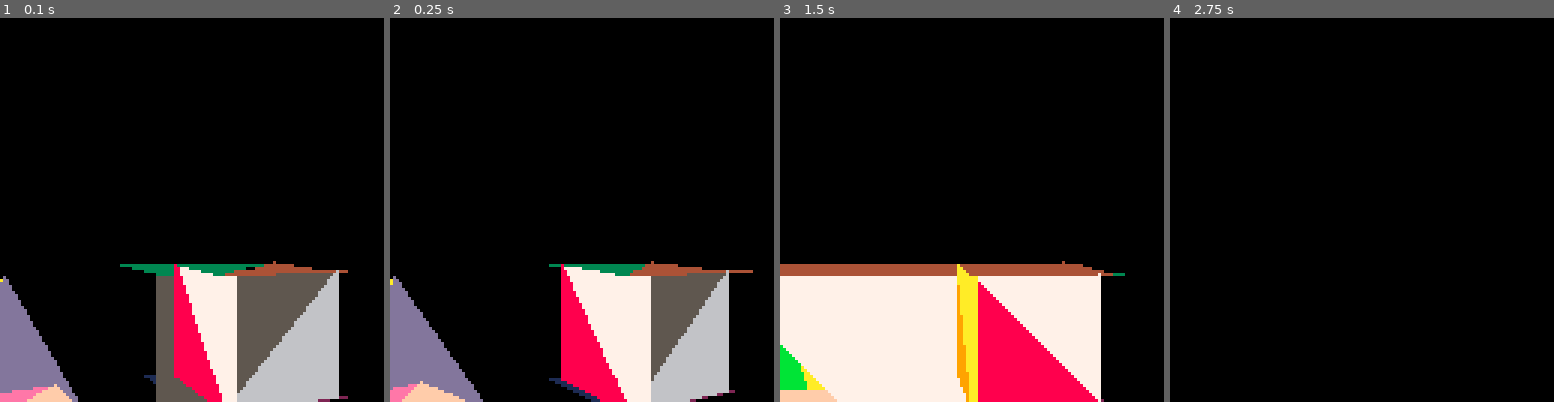
Above: before the commit, frames 1-4 (left to right).
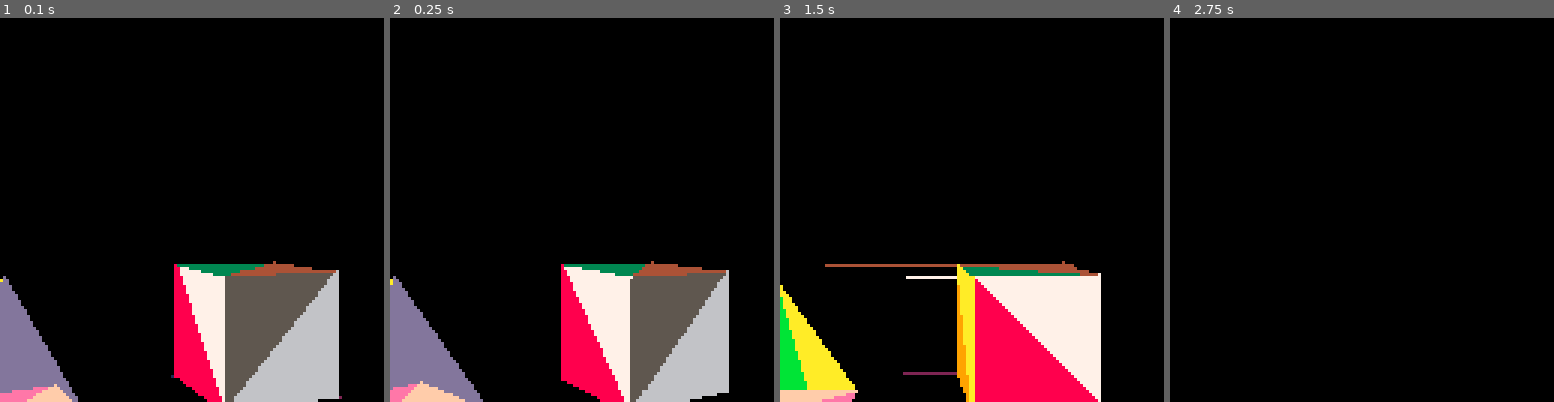
Above: after the commit, the same moments.

Repository: ajbowen249/pico83D
Game: PICO-8 cartridge t2.p8
Two runs of this game, one before a commit and one after it. Both use one fixed random seed, a clock stepped at 60 frames per second and the inputs below.
Inputs:
- Up to frame 1 (0.1 s): no input
- Up to frame 2 (0.25 s): no input
- Up to frame 3 (1.5 s): tap X (X key) at 0.33, 1.07 s; tap O (Z key) at 0.7 s
- Up to frame 4 (2.75 s): hold Right 1.6-2.1 s; tap O (Z key) at 1.7, 2.1, 2.5 s; tap X (X key) at 1.85 s; hold Up 2.15-2.42 s; hold Right from 2.47 s (still down)

The runs differ from the first frame. In frame 1, 3.3% of the frame differs, in the area x 31-91%, y 64-100%; in frame 2, 2.1%; in frame 3, 16%, in the area x 0-90%, y 64-100%; in frame 4, nothing differs.

Commit message:
getting close to working rasterization
still have some issue with nearly-flat tops and bottoms

Diff:
--- a/t2.p8
+++ b/t2.p8
@@ -242,8 +242,6 @@
         mainX += mainStepX
         offX += offStepX
     end
-
-    return mainX, offX
 end
 
 function draw_triangle( face, v1, v2, v3 )
@@ -289,23 +287,27 @@
 
     -- Traverse from topmost to bottommost
     -- "Main" in this context means, "Along or related to the edge with the biggest range."
+    -- "Off" in the context means, "Along the edge from a main vertex to the mid vertex."
     local mainStepX = (bottommost.x - topmost.x) / (bottommost.y - topmost.y)
     local mainX = topmost.x
 
-    -- "Off" in the context means, "Along the edge from a main vertex to the mid vertex."
-    local offX = topmost.x
+    local hastop = flr(midpoint.y) > flr(topmost.y)
+    local hasbottom = flr(bottommost.y) > flr(midpoint.y)
 
     -- "Midpoint" may actually be at our same Y. If it is, skip the top "half"
-    if midpoint.y > topmost.y then
+    if hastop then
         local offStepX = (midpoint.x - topmost.x) / (midpoint.y - topmost.y)
-        mainX, offX = draw_spans(mainX, offX, topmost.y, midpoint.y, mainStepX, offStepX, color)
-    else
-        -- If the top is flat, jump X over to the "mid" x.
-        offX = midpoint.x
+        local offX = topmost.x
+        draw_spans(mainX, offX, topmost.y, midpoint.y, mainStepX, offStepX, color)
     end
 
     -- Now draw the bottom "half" if applicable
-    if bottommost.y > midpoint.y then
+    if hasbottom then
+        if hastop then
+            mainX = topmost.x + ((midpoint.y - topmost.y) * mainStepX)
+        end
+
+        local offX = midpoint.x
         local offStepX = (bottommost.x - midpoint.x) / (bottommost.y - midpoint.y)
         draw_spans(mainX, offX, midpoint.y, bottommost.y, mainStepX, offStepX, color)
     end
@@ -471,9 +473,9 @@
 end
 
 --testface = {0,0,0,12}
---tv1 = {0,60,0}
---tv2 = {30,60,0}
---tv3 = {30,30,0}
+--tv1 = {0,29,0}
+--tv2 = {30,30,0}
+--tv3 = {30,59,0}
 --cls()
 --draw_triangle(testface,tv1,tv2,tv3)
 
